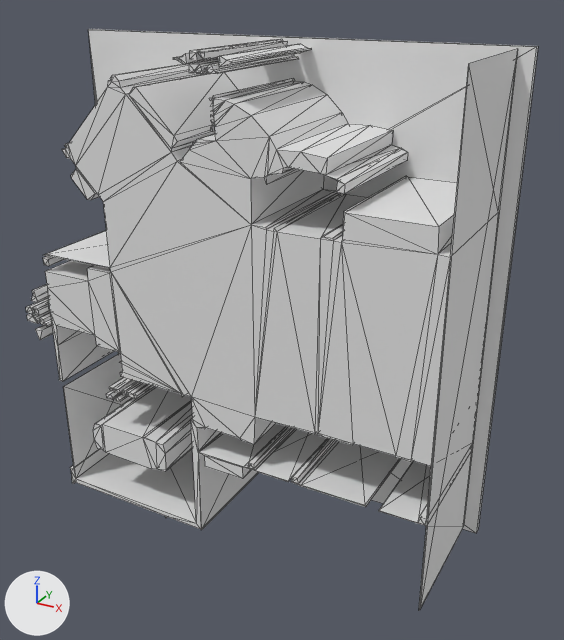
One commit to the glTF model version one/out_3d/72_10.glb: the scene before it, then after it.
The view is the same before and after, from a 50 mm camera at (13.31, -14.99, 11.68) aimed at (5.82, -1.39, 4.88). The lights are fixed; the arrows at lower left show +X, +Y and +Z. Mesh edges are drawn as thin lines. Where no turn or scale is listed for an object, it has been applied to the vertices. Vertices at the same position are counted once.

Before the edit, the objects in view are built like this:
```python
me_geometry_0 = bpy.data.meshes.new('geometry_0')
me_geometry_0.from_pydata(...)  # 714 vertices, 1364 faces; spans x 0.0..10.23, y -3.15..0.0, z 0.0..10.56
ob_geometry_0 = bpy.data.objects.new('geometry_0', me_geometry_0)
ob_geometry_0.location = (0.0, 0.0, 0.0)
```
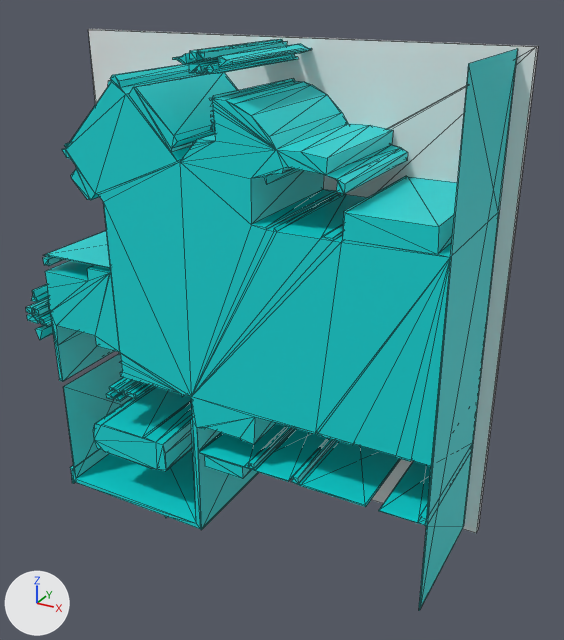
Pixel boxes [x1, y1, x2, y2] of what changed, in the pictures (564 x 640 px; the box of a moved part takes in the faces that stretch with it):
part 1 of me_geometry_0, moved or reshaped: before [255, 232, 320, 434]; after [191, 242, 450, 434]
part 2 of me_geometry_0, moved or reshaped: before [277, 150, 319, 173]; after [277, 150, 318, 173]
part 3 of me_geometry_0, recoloured (grey to cyan): [27, 33, 538, 611] in both

Patch to the scene script:
```diff
--- a/version one/out_3d/72_10.glb.py
+++ b/version one/out_3d/72_10.glb.py
@@ mat_defaultmaterial @@
+mat_defaultmaterial = bpy.data.materials.new('DefaultMaterial')
+mat_defaultmaterial.use_nodes = True; mat_defaultmaterial.node_tree.nodes.clear()
+_N = mat_defaultmaterial.node_tree.nodes; _L = mat_defaultmaterial.node_tree.links
+n0 = _N.new('ShaderNodeOutputMaterial'); n0.name = 'Material Output'
+n1 = _N.new('ShaderNodeBsdfPrincipled'); n1.name = 'Principled BSDF'
+n2 = _N.new('ShaderNodeVertexColor'); n2.name = 'Color Attribute'
+_L.new(n1.outputs[0], n0.inputs[0])  # 'BSDF' to 'Surface'
+_L.new(n2.outputs[0], n1.inputs[0])  # 'Color' to 'Base Color'
@@ me_geometry_0 @@
 me_geometry_0.from_pydata(...)  # 714 vertices, 1364 faces; spans x 0.0..10.23, y -3.15..0.0, z 0.0..10.56
 # used by ob_geometry_0; location = (0.0, 0.0, 0.0)
+# me_geometry_0 part 1: 2 vertices moved from x 7.51, y -3.15..-0.15, z 3.47 to x 7.53, y -3.15..-0.15, z 3.47; 2 vertices removed from x 7.52, y -3.15..-0.15, z 3.51; 2 vertices added at x 7.54, y -3.15..-0.15, z 3.51
+# me_geometry_0 part 2: 2 vertices removed from x 6.92, y -3.15..-0.15, z 8.66; 2 vertices added at x 6.93, y -3.15..-0.15, z 8.66
+# me_geometry_0 part 3: 926 faces spanning x 0.0..10.23, y -3.15..0.0, z 0.0..10.56 switch from no material to mat_defaultmaterial
```
